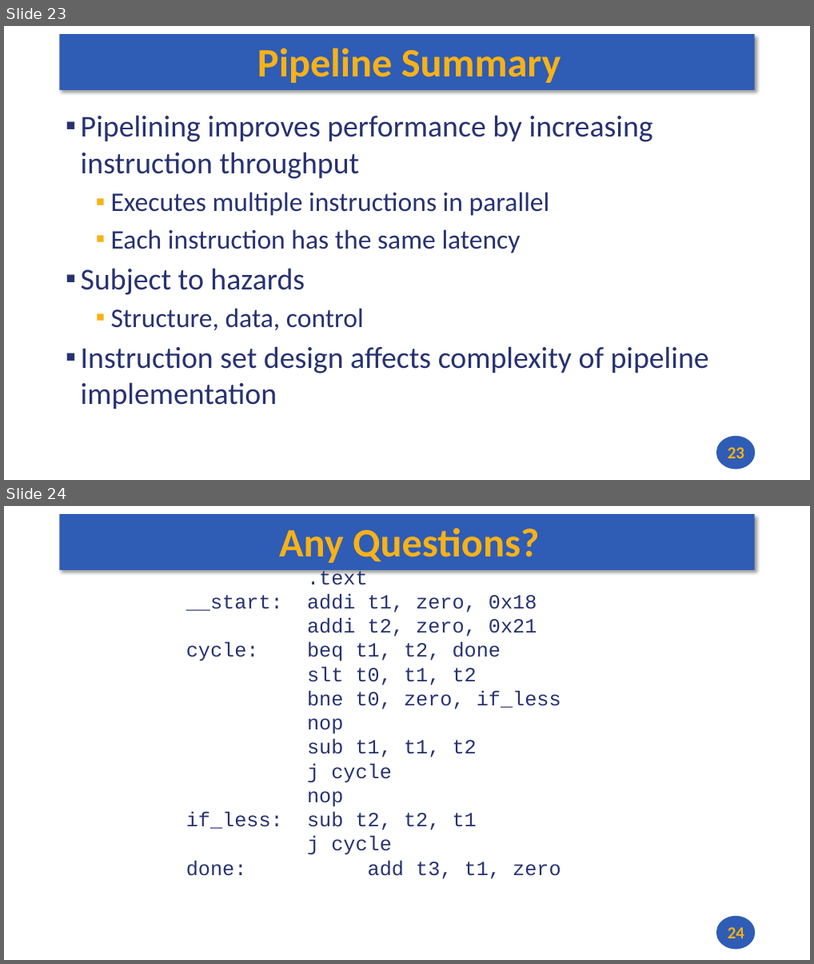
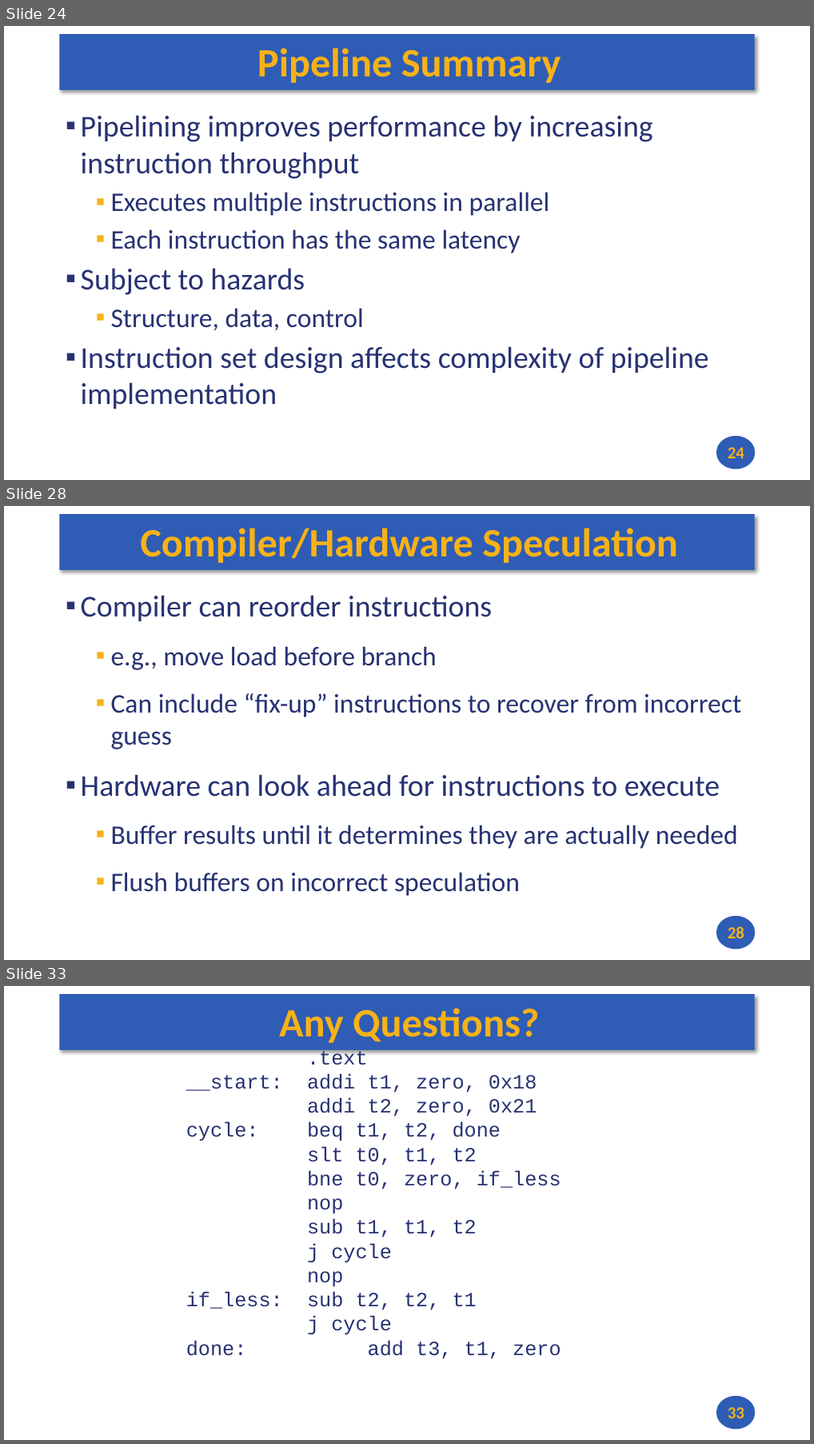
Before and after one commit to andrewt0301/hse-acos-course, a slide deck: docs/part1ca/09_Pipeline/CA_Lecture_09.pptx. Shown one above the other, each under a label of ours: slides 23 and 24 before the commit, slides 24, 28 and 33 after it; the slides between them are not shown. The pictures are 814x964 and 814x1444 pixels, drawn with LibreOffice and Linux fonts; fonts in the diff are those of the drawing. Boxes give left, top, right and bottom in pixels: in the first picture for what was removed or moved away, otherwise in the second. Text is boxed around its words. In the diff, an @@ line names an element or a change of style, - is before the commit and + after.

```diff
--- a/docs/part1ca/09_Pipeline/CA_Lecture_09.pptx
+++ b/docs/part1ca/09_Pipeline/CA_Lecture_09.pptx
@@ slide 28 added at (4, 506, 810, 960), background #FFFFFF; not listed: 2 template elements that a slide beside it also shows @@
@@ title added at (140, 528, 678, 563), 48 pt, text #F7B217, bold @@
+Compiler/Hardware Speculation
@@ text added at (81, 595, 742, 896), 32 pt, text #273272 @@
+▪ Compiler can reorder instructions
+  ▪ e.g., move load before branch
+  ▪ Can include “fix-up” instructions to recover from incorrect guess
+▪ Hardware can look ahead for instructions to execute
+  ▪ Buffer results until it determines they are actually needed
+  ▪ Flush buffers on incorrect speculation
@@ page number added at (728, 926, 745, 938), 20 pt, text #F7B217, bold @@
+28
@@ what was slide 23 is now slide 24 @@
@@ page number at (728, 447, 745, 458): text changed @@
-23
+24
@@ what was slide 24 is now slide 33 @@
@@ page number at (728, 1407, 745, 1418): text changed @@
-24
+33
```
Also in this commit, not shown: 8 other slides added, 2 other files.
